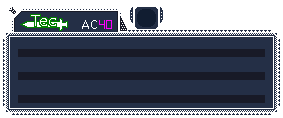
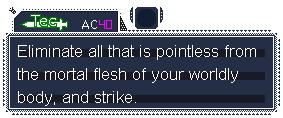
The second 283px x 118px image is a revision of the first. Changes to its layers:
added layer "Eliminate all that is pointles..." above "BG" over left=17, top=45, right=256, bottom=106
